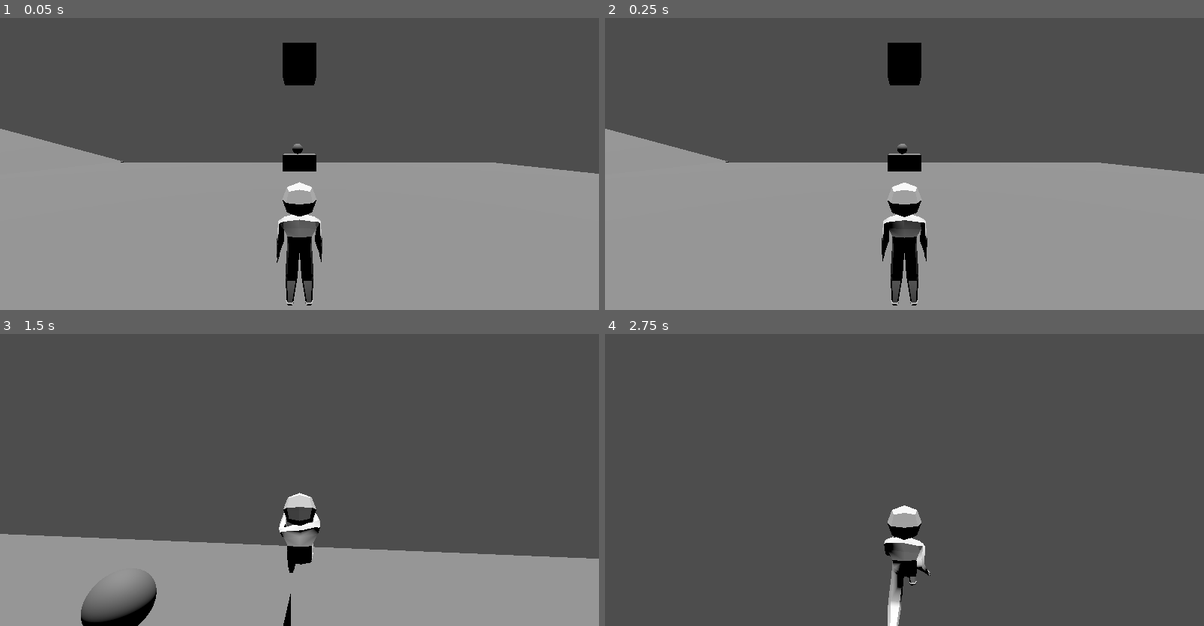
Above: before the commit, frames 1-4 (two rows, left to right).
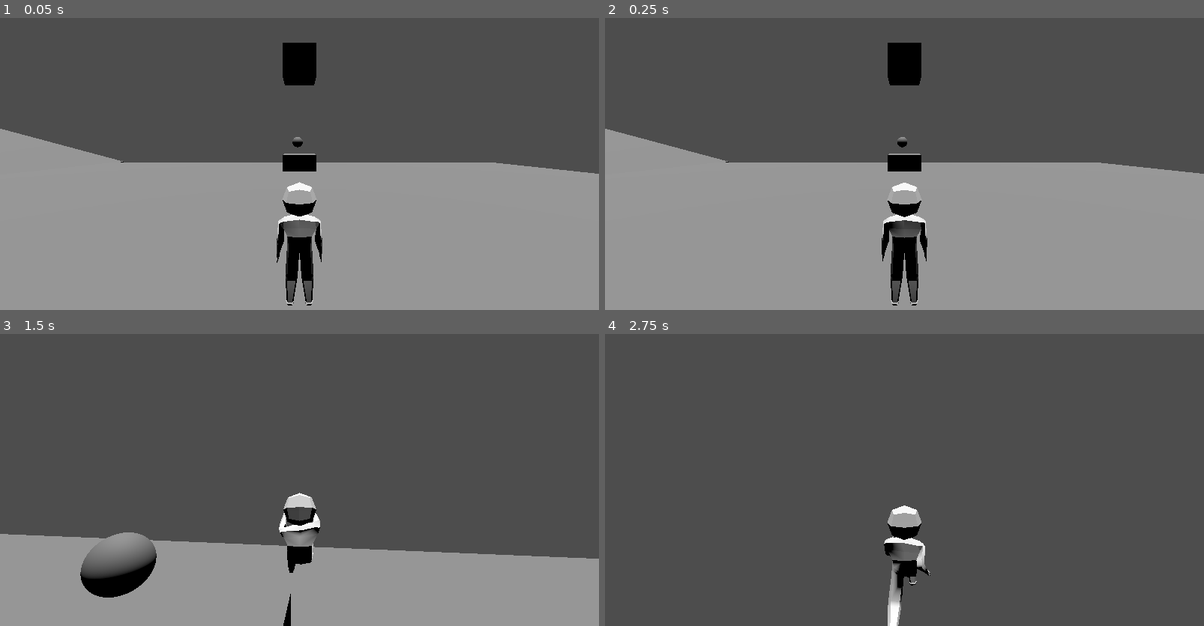
Above: after the commit, the same moments.

Repository: landa03/ProjectRogueKill2ndEd
Game: Godot game, scene res://Levels/TestingGrounds.tscn
Same seed, same stepped clock (60 frames per second), same inputs: the game is played once before the commit and once after it.
Inputs (mouse positions are in pixels of both pictures, inside the frame that each line leads up to):
- Up to frame 1 (0.05 s): no input
- Up to frame 2 (0.25 s): no input
- Up to frame 3 (1.5 s): move the mouse to (329, 456) at 0.52 s; hold W (move_forward) from 0.53 s (still down); tap Space (jump) at 0.77 s; move the mouse to (269, 459) at 1.27 s
- Up to frame 4 (2.75 s): keep holding W (move_forward); tap Space (jump) at 1.52 s; move the mouse to (916, 450) at 2.02 s

The runs differ from the first frame. In frame 1, less than 0.1% of the frame differs, in the area x 48-51%, y 40-47%; in frame 2, less than 0.1%; in frame 3, 3.2%, in the area x 13-27%, y 67-100%; in frame 4, nothing differs.

Commit message:
hp funciona a un nibel basico

Diff:
--- /dev/null
+++ b/Components/Health points/health_points.gd
@@ -0,0 +1,18 @@
+class_name HealthPoints
+extends Node3D
+
+@export var max_health_points : float
+var current_health_points : float
+
+enum Faction{ALLY, ENEMY_1, ENVIRONMENT}
+enum DamageType{SLASHING, PIERCING, BLUDGEONING}
+
+@export var parent_faction : Faction
+
+func _ready():
+	current_health_points = max_health_points
+#TODO: resistencias
+func receive_damage(faction : Faction, damage_type : DamageType, dmage_amount : float):
+	#print("ouch, ",self.get_parent()," takes ",dmage_amount, " ", damage_type, " from an ",faction)
+	current_health_points -= dmage_amount
+	print(self.get_parent(), " has ", current_health_points, " out of ", max_health_points)
--- /dev/null
+++ b/Components/Health points/health_points.tscn
@@ -0,0 +1,7 @@
+[gd_scene format=3 uid="uid://c2ambxwkvfm0x"]
+
+[ext_resource type="Script" uid="uid://bcoejpkh6aewp" path="res://Components/Health points/health_points.gd" id="1_81eru"]
+
+[node name="HealthPoints" type="Node3D" unique_id=1223148422]
+script = ExtResource("1_81eru")
+max_health_points = 10.0
--- a/Components/Projectiles/BaseProjectil.tscn
+++ b/Components/Projectiles/BaseProjectil.tscn
@@ -7,14 +7,18 @@
 
 [sub_resource type="SphereMesh" id="SphereMesh_s3c3i"]
 
-[node name="Projectil" type="RigidBody3D" unique_id=118986489 node_paths=PackedStringArray("mesh_instance", "collision_shape", "hazard")]
+[node name="Projectil" type="RigidBody3D" unique_id=118986489 node_paths=PackedStringArray("mesh_instance", "collision_shape", "time_limit_timer", "hazard")]
 script = ExtResource("1_lrl6f")
 mesh_instance = NodePath("MeshInstance3D")
 collision_shape = NodePath("CollisionShape3D")
+time_limit_timer = NodePath("TimeLimitTimer")
 speed = 1.0
 hazard = NodePath("Hazard")
 
 [node name="Hazard" parent="." unique_id=1690427051 instance=ExtResource("2_7kvnh")]
+faction = 1
+damage_type = 1
+dmage_amount = 1.0
 
 [node name="CollisionShape3D" type="CollisionShape3D" parent="." unique_id=433013993]
 shape = SubResource("SphereShape3D_s3c3i")
@@ -22,4 +26,9 @@
 [node name="MeshInstance3D" type="MeshInstance3D" parent="." unique_id=962894280]
 mesh = SubResource("SphereMesh_s3c3i")
 
+[node name="TimeLimitTimer" type="Timer" parent="." unique_id=800534777]
+process_callback = 0
+wait_time = 60.0
+one_shot = true
+
 [connection signal="body_entered" from="." to="." method="_on_body_entered"]
--- a/Components/Projectiles/projectil.gd
+++ b/Components/Projectiles/projectil.gd
@@ -4,6 +4,7 @@
 @export var mesh_instance : MeshInstance3D
 #@export var rigid_body : RigidBody3D
 @export var collision_shape : CollisionShape3D
+@export var time_limit_timer : Timer
 
 @export var speed : float
 @export var gravity : float
@@ -11,10 +12,10 @@
 
 @export var hazard : Hazard
 
-#enum DisipationMethod{TYME, BOUNCE}
-#@export var disipation_method : DisipationMethod #enum
-@export var time_limit : float
-@export var bounce_limit : int
+@export var time_limit : float = 60
+@export var bounce_limit : int = 10
+var current_bounces : int = 0
+@export var is_explosive : bool
 
 func _ready() -> void:
 	forward_vector = self.get_global_transform_interpolated().basis.x
@@ -22,11 +23,28 @@
 	self.contact_monitor = true
 	self.max_contacts_reported = 10
 	self.body_entered.connect(on_body_entered)
+	time_limit_timer.start(time_limit)
+	time_limit_timer.timeout.connect(on_time_limit_timer_timeout)
+
+func destroy_projectile():
+	queue_free()
+#	TODO: hecer que explote si es explosivo
+
+func on_time_limit_timer_timeout():
+	print("time out")
+	destroy_projectile()
 
 func on_body_entered (body: Node):
-	print(body)
-	if body.is_in_group("Ally"):
-		print("Ally")
+	for child in body.get_children():
+		if child is HealthPoints:
+			child.receive_damage(hazard.faction, hazard.damage_type, hazard.dmage_amount)
+
+	if current_bounces >= bounce_limit:
+		print("pop")
+		destroy_projectile()
+	else :
+		current_bounces += 1
+		print(current_bounces, " boing")
 
 func _physics_process(delta: float) -> void:
 	apply_central_force(forward_vector * speed)
--- a/Levels/TestingGrounds.tscn
+++ b/Levels/TestingGrounds.tscn
@@ -111,4 +111,5 @@
 [node name="Player" parent="." unique_id=1031037784 instance=ExtResource("1_kkogj")]
 
 [node name="Projectil" parent="." unique_id=118986489 instance=ExtResource("2_ekipt")]
-transform = Transform3D(-1, 0, 8.742278e-08, 0, 1, 0, -8.742278e-08, 0, -1, -0.18266869, 2, -17.558138)
+transform = Transform3D(-1, 0, 8.742278e-08, 0, 1, 0, -8.742278e-08, 0, -1, -0.18266869, 2.6502867, -17.558138)
+time_limit = 60.0
--- a/Player/Player.tscn
+++ b/Player/Player.tscn
@@ -2,6 +2,7 @@
 
 [ext_resource type="Script" uid="uid://dm2cdo2h67ea4" path="res://Player/player.gd" id="1_q3lat"]
 [ext_resource type="PackedScene" uid="uid://346av5s5ihg4" path="res://Player/low_poly_dud_1_2.tscn" id="2_q3lat"]
+[ext_resource type="PackedScene" uid="uid://c2ambxwkvfm0x" path="res://Components/Health points/health_points.tscn" id="2_tok1r"]
 
 [sub_resource type="CapsuleShape3D" id="CapsuleShape3D_tok1r"]
 
@@ -10,6 +11,8 @@
 camera_pivot = NodePath("CameraPivot")
 camera = NodePath("CameraPivot/Camera3D")
 character_visuals = NodePath("Pivot/LowPolyDud1_2")
+
+[node name="HealthPoints" parent="." unique_id=1016236729 instance=ExtResource("2_tok1r")]
 
 [node name="Pivot" type="Node3D" parent="." unique_id=342364878]
 
--- a/Player/player.gd
+++ b/Player/player.gd
@@ -133,16 +133,6 @@
 
 #func _process(delta: float) -> void:
 	#print(direction)
-	#print((((character_visuals.rotation.y * 1) / 1.570796)/2)+0.5)
-	#print(character_visuals.rotation.y)
-	#print(forward)
-	#print(pivot_bone_pose)
-	#print(0.5+(Input.get_axis("move_left", "move_right") * -Input.get_axis("move_forward" , "move_back") * 0.25))
-	#print(Input.get_axis("move_forward" , "move_back"))
-	#print((Input.get_axis("move_left", "move_right")+1)/2)
-	#print(Input.get_axis("move_left", "move_right"))
-	#print(self.velocity.length())
-	#print(self.is_on_floor())
 
 func _input(event):
 	#print(event is InputEventMouseMotion)
Not shown, added: Components/Health points/health_points.gd.uid
